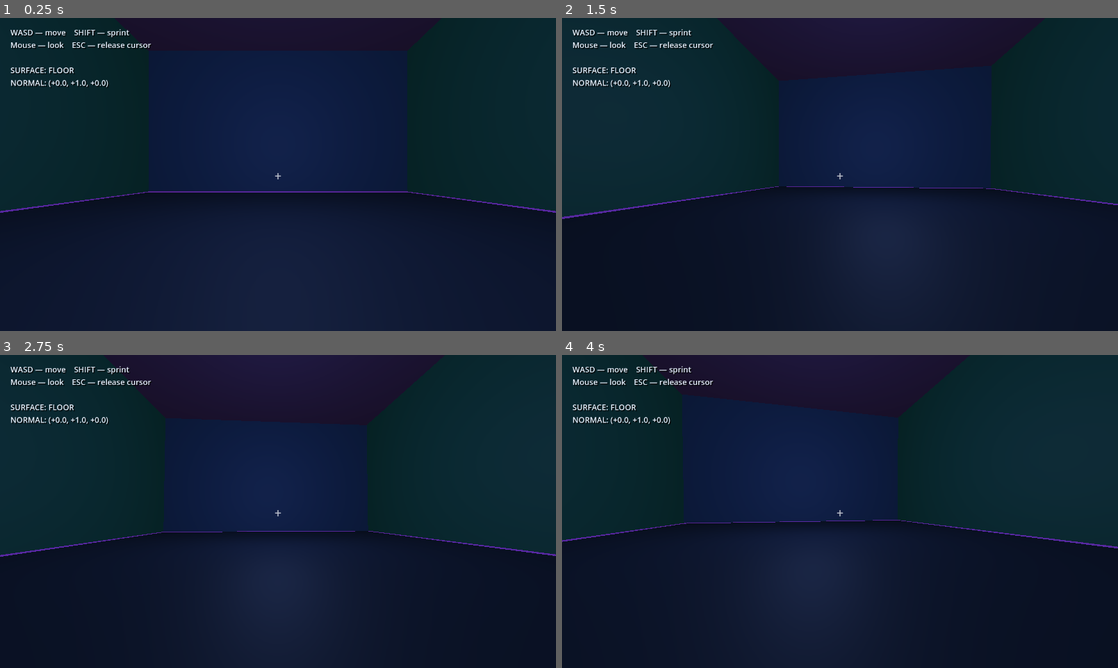
Above: before the commit, frames 1-4 (two rows, left to right).
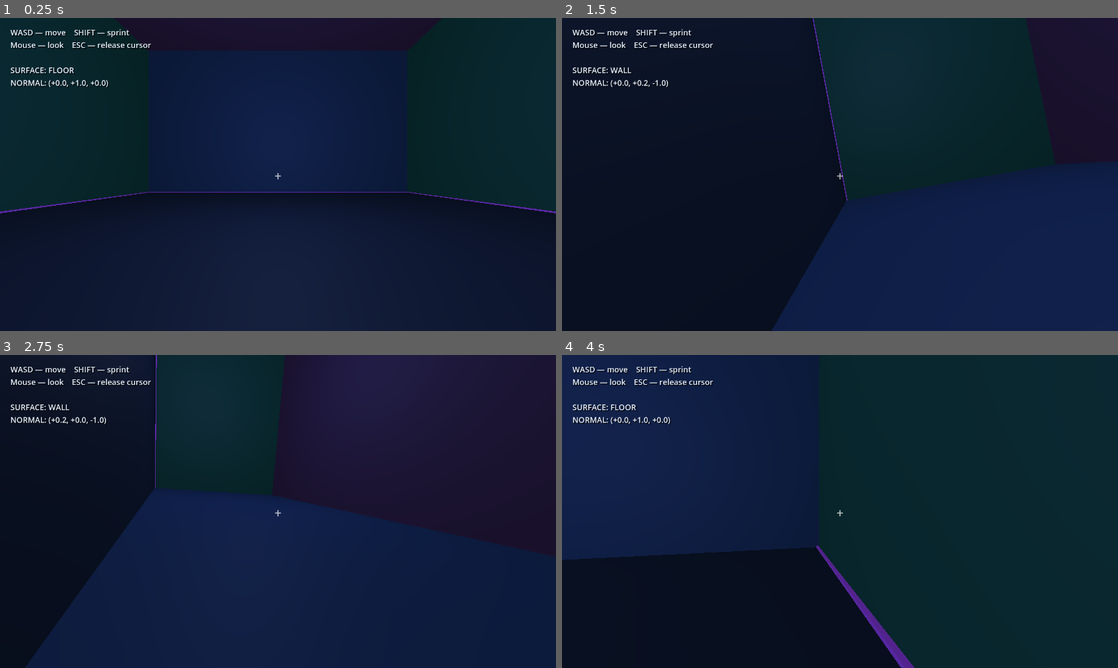
Above: after the commit, the same moments.

Repository: VovaShkrobtak/GD-TEST
Game: Godot game, scene res://scenes/main.tscn
Same seed, same stepped clock (60 frames per second), same inputs: the game is played once before the commit and once after it.
Inputs (mouse positions are in pixels of both pictures, inside the frame that each line leads up to):
- Up to frame 1 (0.25 s): no input
- Up to frame 2 (1.5 s): tap Enter at 0.5 s; move the mouse to (867, 174) at 0.52 s; hold Shift 0.53-1.28 s; hold W from 0.53 s (still down); move the mouse to (812, 174) at 1.27 s; tap Shift at 1.35 s
- Up to frame 3 (2.75 s): keep holding W; move the mouse to (289, 505) at 2.02 s; hold Shift from 2.03 s (still down)
- Up to frame 4 (4 s): keep holding W; move the mouse to (834, 517) at 2.77 s; release Shift at 2.78 s; tap Shift at 2.85 s; move the mouse to (878, 514) at 3.52 s; hold Shift from 3.53 s (still down)

The runs differ from the first frame. In frame 1, 0.2% of the frame differs, in the area x 0-100%, y 55-63%; in frame 2, 19%; in frame 3, 14%; in frame 4, 19%, in the area x 0-100%, y 0-100%.

Commit message:
Rewrite surface walking around collision normals and stable camera basis

Diff:
--- a/scripts/player.gd
+++ b/scripts/player.gd
@@ -2,9 +2,17 @@
 
 ## Surface-walking first-person controller.
 ##
-## The key trick is that "up" is dynamic. A detected surface normal becomes
-## the new up_direction, so Godot's CharacterBody3D slide/floor logic can
-## operate on walls and ceilings as if they were normal ground.
+## Surface changes are driven by real CharacterBody3D collision normals.
+## This is much more reliable at corners than guessing the next plane with
+## a few forward/side raycasts.
+##
+## The important separation is:
+##   surface_up  -> physics orientation / gravity
+##   look_forward -> player's yaw, independent from the body's changing basis
+##   view_pivot  -> camera pitch only
+##
+## Because yaw is stored separately, reorienting the body between floor,
+## wall and ceiling cannot accidentally reset the camera's horizontal view.
 
 @export_category("Movement")
 @export var move_speed: float = 5.5
@@ -14,10 +22,9 @@
 @export var gravity: float = 18.0
 
 @export_category("Surface walking")
-@export var surface_probe_distance: float = 1.35
-@export var support_probe_distance: float = 0.85
-@export var reorientation_speed: float = 7.0
-@export var normal_change_threshold: float = 0.82
+@export var reorientation_speed: float = 8.0
+@export_range(0.0, 1.0, 0.01) var surface_change_dot: float = 0.86
+@export var surface_contact_snap: float = 0.28
 
 @export_category("Look")
 @export var mouse_sensitivity: float = 0.0023
@@ -25,8 +32,15 @@
 
 @onready var view_pivot: Node3D = $ViewPivot
 
+
 var surface_up: Vector3 = Vector3.UP
 var target_surface_up: Vector3 = Vector3.UP
+
+# Horizontal view direction in world space. This is deliberately NOT read
+# back from transform.basis, because transform.basis is continuously rotated
+# while changing surfaces.
+var look_forward: Vector3 = Vector3.FORWARD
+
 var pitch: float = 0.0
 var _mouse_captured := true
 var _last_surface_name := "FLOOR"
@@ -34,16 +48,29 @@
 
 func _ready() -> void:
     up_direction = surface_up
-    floor_max_angle = 1.82
-    floor_snap_length = 0.28
+    floor_max_angle = PI * 0.5
+    floor_snap_length = surface_contact_snap
     safe_margin = 0.03
+
+    # Start with a clean FPS orientation:
+    # forward = -Z, up = +Y, right = +X.
+    look_forward = Vector3.FORWARD
+    _rebuild_body_basis()
+
     Input.set_mouse_mode(Input.MOUSE_MODE_CAPTURED)
     view_pivot.rotation.x = pitch
 
 
 func _input(event: InputEvent) -> void:
     if event is InputEventMouseMotion and _mouse_captured:
-        rotate_object_local(Vector3.UP, -event.screen_relative.x * mouse_sensitivity)
+        # Yaw is around the player's CURRENT surface normal, not world Y.
+        look_forward = look_forward.rotated(
+            surface_up,
+            -event.screen_relative.x * mouse_sensitivity
+        ).normalized()
+
+        # Keep the view exactly tangent to the current plane.
+        _project_look_onto_surface()
 
         pitch = clamp(
             pitch - event.screen_relative.y * mouse_sensitivity,
@@ -63,174 +90,281 @@
 
 
 func _physics_process(delta: float) -> void:
-    var detected_normal := _find_surface_normal()
-
-    if detected_normal.length_squared() > 0.0:
-        if detected_normal.dot(surface_up) < normal_change_threshold:
-            target_surface_up = detected_normal.normalized()
-
-    var blend := 1.0 - exp(-reorientation_speed * delta)
-    var old_up := surface_up
-    surface_up = surface_up.slerp(target_surface_up, blend).normalized()
+    # Use the surface from the previous frame for this movement step.
     up_direction = surface_up
 
-    if old_up.dot(surface_up) < 0.999:
-        _align_body_to_surface(surface_up, _best_tangent_direction())
+    _project_look_onto_surface()
 
     var input_2d := Vector2(
         float(Input.is_key_pressed(KEY_D)) - float(Input.is_key_pressed(KEY_A)),
         float(Input.is_key_pressed(KEY_S)) - float(Input.is_key_pressed(KEY_W))
     )
+
     if input_2d.length_squared() > 1.0:
         input_2d = input_2d.normalized()
 
-    var forward := -global_transform.basis.z
-    var right := global_transform.basis.x
+    var forward := look_forward
+    var right := look_forward.cross(surface_up).normalized()
+
     var desired_direction := right * input_2d.x + forward * input_2d.y
-    desired_direction = desired_direction - surface_up * desired_direction.dot(surface_up)
+    desired_direction = _project_on_plane(desired_direction, surface_up)
+
+    var on_support := is_on_floor()
 
     if desired_direction.length_squared() > 0.0001:
         desired_direction = desired_direction.normalized()
+
         var speed := move_speed
         if Input.is_key_pressed(KEY_SHIFT):
             speed *= sprint_multiplier
 
-        var planar_velocity := velocity - surface_up * velocity.dot(surface_up)
+        var planar_velocity := _project_on_plane(velocity, surface_up)
         planar_velocity = planar_velocity.move_toward(
             desired_direction * speed,
             acceleration * delta
         )
+
         var normal_velocity := velocity.dot(surface_up)
 
-        if _has_support():
+        if on_support:
             normal_velocity = minf(normal_velocity, 0.0)
         else:
             normal_velocity -= gravity * delta
 
         velocity = planar_velocity + surface_up * normal_velocity
+
     else:
-        var planar_velocity := velocity - surface_up * velocity.dot(surface_up)
-        planar_velocity = planar_velocity.move_toward(Vector3.ZERO, braking * delta)
+        var planar_velocity := _project_on_plane(velocity, surface_up)
+        planar_velocity = planar_velocity.move_toward(
+            Vector3.ZERO,
+            braking * delta
+        )
 
         var normal_velocity := velocity.dot(surface_up)
-        if _has_support():
+
+        if on_support:
             normal_velocity = 0.0
         else:
             normal_velocity -= gravity * delta
 
         velocity = planar_velocity + surface_up * normal_velocity
 
+    # The actual collision happens first.
     move_and_slide()
 
-    if _has_support():
+    # Now inspect what we REALLY hit this frame. This catches:
+    #   floor -> wall
+    #   wall -> wall
+    #   wall -> ceiling
+    #   ceiling -> wall
+    # without relying on a particular camera/basis direction.
+    var collision_normal := _find_transition_normal()
+
+    if collision_normal.length_squared() > 0.0001:
+        _set_target_surface(collision_normal)
+
+    # Move the body's orientation toward the new plane.
+    _update_surface_orientation(delta)
+
+    # Once the new surface is current, let CharacterBody3D keep us attached.
+    up_direction = surface_up
+    floor_snap_length = surface_contact_snap
+
+    if is_on_floor():
         apply_floor_snap()
 
     _update_surface_name()
 
 
-func _find_surface_normal() -> Vector3:
-    var forward := -global_transform.basis.z
-
-    var ahead := _raycast(global_position, forward, surface_probe_distance)
-    if not ahead.is_empty():
-        var ahead_normal: Vector3 = ahead.normal.normalized()
-        if ahead_normal.dot(surface_up) < 0.72:
-            return ahead_normal
-
-    var support := _raycast(
-        global_position + surface_up * 0.12,
-        -surface_up,
-        support_probe_distance
+func _find_transition_normal() -> Vector3:
+    if get_slide_collision_count() == 0:
+        return Vector3.ZERO
+
+    var best_normal := Vector3.ZERO
+    var best_score := 2.0
+
+    for index in range(get_slide_collision_count()):
+        var collision := get_slide_collision(index)
+        var normal := collision.get_normal().normalized()
+
+        # Ignore surfaces that are basically the plane we're already walking on.
+        var same_surface := normal.dot(surface_up)
+
+        if same_surface >= surface_change_dot:
+            continue
+
+        # Prefer the surface most different from our current up direction.
+        # At a corner, either neighboring plane is a valid transition target.
+        if same_surface < best_score:
+            best_score = same_surface
+            best_normal = normal
+
+    return best_normal
+
+
+func _set_target_surface(new_normal: Vector3) -> void:
+    new_normal = new_normal.normalized()
+
+    if new_normal.dot(surface_up) >= surface_change_dot:
+        return
+
+    # Transport the stored view direction across the corner BEFORE changing
+    # surface_up. This preserves where the player was looking instead of
+    # recalculating the camera from the body's already-rotated basis.
+    look_forward = _transport_vector(
+        look_forward,
+        surface_up,
+        new_normal
     )
-    if not support.is_empty():
-        var support_normal: Vector3 = support.normal.normalized()
-        if support_normal.dot(surface_up) > 0.35:
-            return support_normal
-
-    var right := global_transform.basis.x
-    var left_hit := _raycast(global_position, -right, surface_probe_distance)
-    if not left_hit.is_empty():
-        var left_normal: Vector3 = left_hit.normal.normalized()
-        if left_normal.dot(surface_up) < 0.55:
-            return left_normal
-
-    var right_hit := _raycast(global_position, right, surface_probe_distance)
-    if not right_hit.is_empty():
-        var right_normal: Vector3 = right_hit.normal.normalized()
-        if right_normal.dot(surface_up) < 0.55:
-            return right_normal
-
-    return Vector3.ZERO
-
-
-func _raycast(from: Vector3, direction: Vector3, distance: float) -> Dictionary:
-    if direction.length_squared() < 0.0001:
-        return {}
-
-    var query := PhysicsRayQueryParameters3D.create(
-        from,
-        from + direction.normalized() * distance
-    )
-    query.collision_mask = 1
-    query.collide_with_bodies = true
-    query.collide_with_areas = false
-    query.exclude = [self]
-
-    return get_world_3d().direct_space_state.intersect_ray(query)
-
-
-func _has_support() -> bool:
-    var hit := _raycast(
-        global_position + surface_up * 0.12,
-        -surface_up,
-        support_probe_distance
-    )
-    if hit.is_empty():
-        return false
-
-    return hit.normal.normalized().dot(surface_up) > 0.35
-
-
-func _best_tangent_direction() -> Vector3:
-    var current_forward := -global_transform.basis.z
-    var tangent := current_forward - surface_up * current_forward.dot(surface_up)
-
-    if tangent.length_squared() > 0.01:
-        return tangent.normalized()
-
-    var fallback := Vector3.UP - surface_up * Vector3.UP.dot(surface_up)
-    if fallback.length_squared() > 0.01:
-        return fallback.normalized()
-
-    fallback = global_transform.basis.x - surface_up * global_transform.basis.x.dot(surface_up)
-    if fallback.length_squared() > 0.01:
-        return fallback.normalized()
+
+    target_surface_up = new_normal
+
+
+func _update_surface_orientation(delta: float) -> void:
+    var old_up := surface_up
+
+    var blend := 1.0 - exp(-reorientation_speed * delta)
+    surface_up = surface_up.slerp(
+        target_surface_up,
+        blend
+    ).normalized()
+
+    up_direction = surface_up
+    _project_look_onto_surface()
+
+    # Rebuild the body basis from our independent look direction + surface up.
+    # No camera yaw is ever recovered from the changing transform.
+    _rebuild_body_basis()
+
+    # When we are extremely close to the target, finish exactly on it.
+    if surface_up.dot(target_surface_up) > 0.9999:
+        surface_up = target_surface_up
+        up_direction = surface_up
+        _project_look_onto_surface()
+        _rebuild_body_basis()
+
+    # Avoid unused-variable warnings while keeping this useful during
+    # debugging of abrupt normal changes.
+    if old_up.dot(surface_up) < 0.0:
+        surface_up = target_surface_up
+        up_direction = surface_up
+        _project_look_onto_surface()
+        _rebuild_body_basis()
+
+
+func _rebuild_body_basis() -> void:
+    var forward := _project_on_plane(look_forward, surface_up)
+
+    if forward.length_squared() < 0.0001:
+        forward = _fallback_forward(surface_up)
+
+    forward = forward.normalized()
+    look_forward = forward
+
+    var right := forward.cross(surface_up)
+
+    if right.length_squared() < 0.0001:
+        right = _fallback_right(surface_up, forward)
+
+    right = right.normalized()
+
+    # Basis axes:
+    # X = right
+    # Y = surface up
+    # Z = -forward
+    global_transform.basis = Basis(
+        right,
+        surface_up,
+        -forward
+    ).orthonormalized()
+
+
+func _project_look_onto_surface() -> void:
+    var projected := _project_on_plane(look_forward, surface_up)
+
+    if projected.length_squared() > 0.0001:
+        look_forward = projected.normalized()
+    else:
+        look_forward = _fallback_forward(surface_up)
+
+
+func _project_on_plane(direction: Vector3, normal: Vector3) -> Vector3:
+    return direction - normal * direction.dot(normal)
+
+
+func _transport_vector(
+    direction: Vector3,
+    from_normal: Vector3,
+    to_normal: Vector3
+) -> Vector3:
+    var from_n := from_normal.normalized()
+    var to_n := to_normal.normalized()
+
+    var dot_value := clampf(from_n.dot(to_n), -1.0, 1.0)
+
+    if dot_value > 0.99999:
+        return _project_on_plane(direction, to_n).normalized()
+
+    var axis := from_n.cross(to_n)
+
+    if axis.length_squared() < 0.00001:
+        # 180-degree flip. Pick any axis perpendicular to the old normal.
+        axis = from_n.cross(Vector3.RIGHT)
+
+        if axis.length_squared() < 0.00001:
+            axis = from_n.cross(Vector3.FORWARD)
+
+        axis = axis.normalized()
+        return _project_on_plane(
+            direction.rotated(axis, PI),
+            to_n
+        ).normalized()
+
+    axis = axis.normalized()
+    var angle := acos(dot_value)
+
+    return _project_on_plane(
+        direction.rotated(axis, angle),
+        to_n
+    ).normalized()
+
+
+func _fallback_forward(normal: Vector3) -> Vector3:
+    var candidate := _project_on_plane(Vector3.FORWARD, normal)
+
+    if candidate.length_squared() > 0.0001:
+        return candidate.normalized()
+
+    candidate = _project_on_plane(Vector3.RIGHT, normal)
+
+    if candidate.length_squared() > 0.0001:
+        return candidate.normalized()
+
+    candidate = _project_on_plane(Vector3.UP, normal)
+
+    if candidate.length_squared() > 0.0001:
+        return candidate.normalized()
 
     return Vector3.FORWARD
 
 
-func _align_body_to_surface(new_up: Vector3, preferred_forward: Vector3) -> void:
-    var forward := preferred_forward - new_up * preferred_forward.dot(new_up)
-
-    if forward.length_squared() < 0.01:
-        forward = Vector3.UP - new_up * Vector3.UP.dot(new_up)
-
-    if forward.length_squared() < 0.01:
-        forward = global_transform.basis.x - new_up * global_transform.basis.x.dot(new_up)
-
-    forward = forward.normalized()
-    var right := forward.cross(new_up).normalized()
-    var target_basis := Basis(right, new_up, -forward).orthonormalized()
-
-    var current_rotation := global_transform.basis.get_rotation_quaternion()
-    var target_rotation := target_basis.get_rotation_quaternion()
-    var weight := 1.0 - exp(-reorientation_speed * get_physics_process_delta_time())
-
-    global_transform.basis = Basis(current_rotation.slerp(target_rotation, weight)).orthonormalized()
+func _fallback_right(normal: Vector3, forward: Vector3) -> Vector3:
+    var candidate := forward.cross(normal)
+
+    if candidate.length_squared() > 0.0001:
+        return candidate.normalized()
+
+    candidate = normal.cross(Vector3.RIGHT)
+
+    if candidate.length_squared() > 0.0001:
+        return candidate.normalized()
+
+    return Vector3.RIGHT
 
 
 func _update_surface_name() -> void:
     var surface_label := get_surface_name()
+
     if surface_label != _last_surface_name:
         _last_surface_name = surface_label
 
